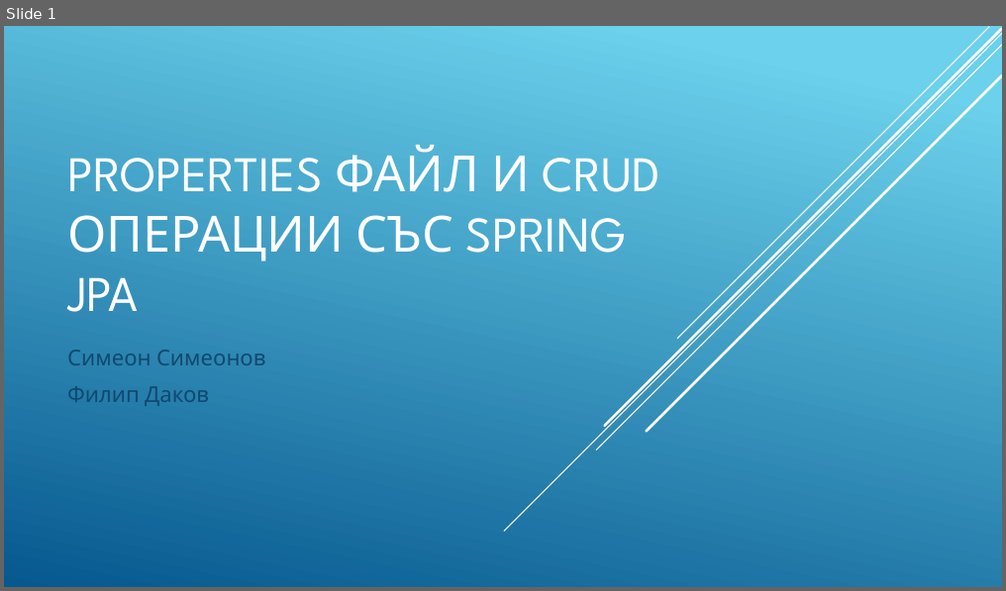
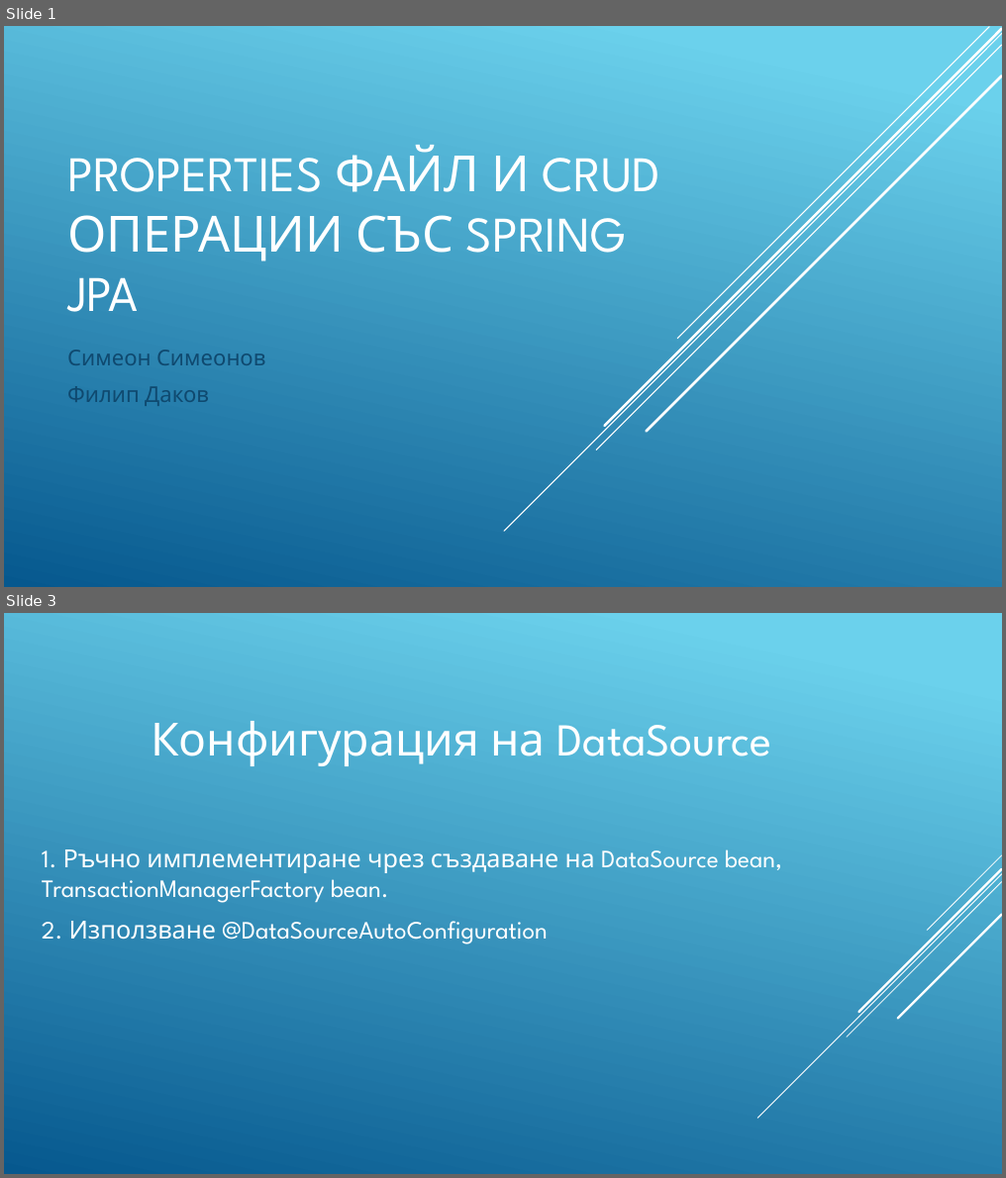
Before and after one commit to nikolar21/modern-java-technologies, a slide deck: PropertiesFile-CRUD.pptx. Shown one above the other, each under a label of ours: slide 1 before the commit, slides 1 and 3 after it; the slides between them are not shown. The pictures are 1006x591 and 1006x1178 pixels, drawn with LibreOffice and Linux fonts; fonts in the diff are those of the drawing. Boxes give left, top, right and bottom in pixels: in the first picture for what was removed or moved away, otherwise in the second. Text is boxed around its words. In the diff, an @@ line names an element or a change of style, - is before the commit and + after.

```diff
--- a/PropertiesFile-CRUD.pptx
+++ b/PropertiesFile-CRUD.pptx
@@ slide 3 added at box(4, 613, 1002, 1174), background gradient #6ED2EB to #06588E @@
@@ text added at box(151, 721, 772, 766), 44 pt, text #FFFFFF @@
+Конфигурация на DataSource
@@ text added at box(42, 850, 782, 945), 24 pt, text #FFFFFF @@
+1. Ръчно имплементиране чрез създаване на DataSource bean, TransactionManagerFactory bean.
+2. Използване @DataSourceAutoConfiguration
@@ group added at box(757, 856, 1002, 1118): 5 lines @@
```
Also in this commit, not shown: 4 other slides added, 2 other files.
